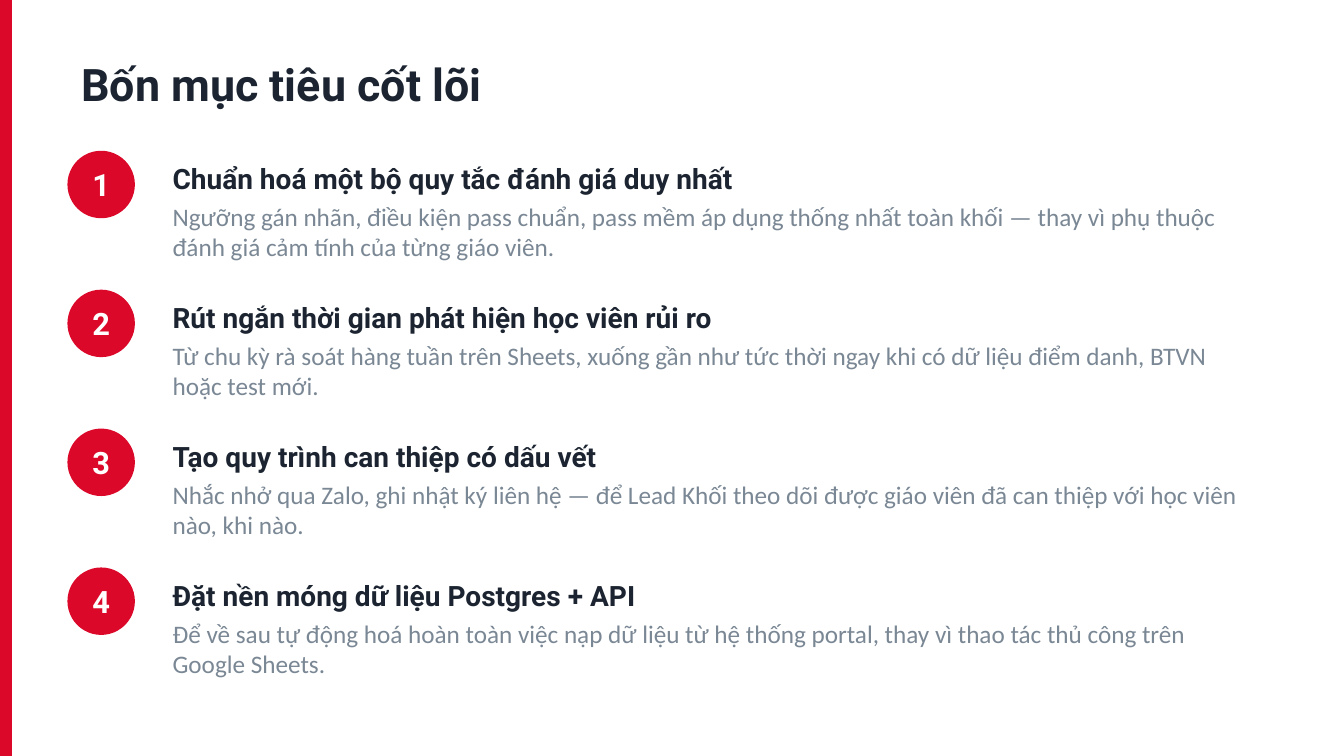
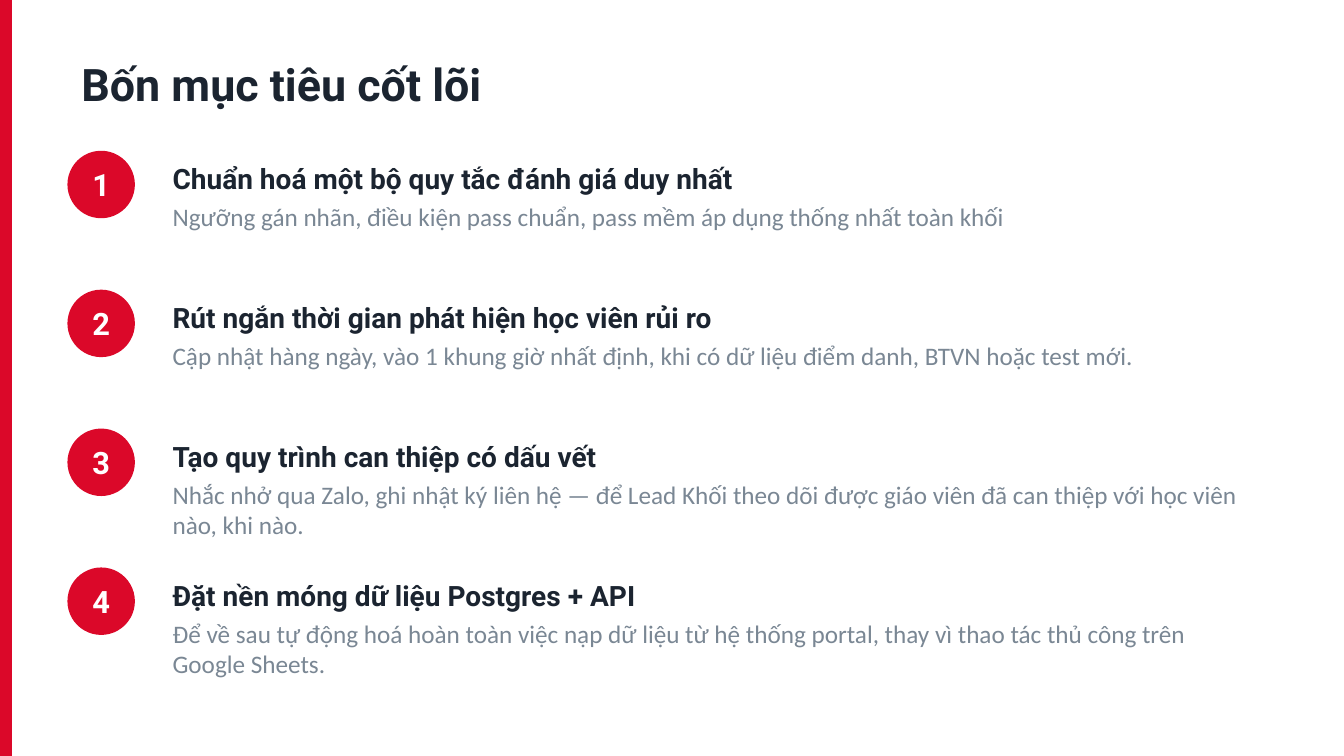
Before and after one commit to truongtoanr0602/Izone-label-dashboard, a slide deck: slide 5 of docs/2026-08-11-Tong-Quan-Du-An.pptx. Drawn at 1344x756 pixels with LibreOffice and Linux fonts; fonts in the diff are those of the drawing. Boxes give left, top, right and bottom in pixels: in the first picture for what was removed or moved away, otherwise in the second. Text is boxed around its words. In the diff, an @@ line names an element or a change of style, - is before the commit and + after.

```diff
--- a/docs/2026-08-11-Tong-Quan-Du-An.pptx
+++ b/docs/2026-08-11-Tong-Quan-Du-An.pptx
@@ text at box(173, 206, 1004, 231): text changed @@
-Ngưỡng gán nhãn, điều kiện pass chuẩn, pass mềm áp dụng thống nhất toàn khối — thay vì phụ thuộc đánh giá cảm tính của từng giáo viên.
+Ngưỡng gán nhãn, điều kiện pass chuẩn, pass mềm áp dụng thống nhất toàn khối
@@ text at box(173, 345, 1133, 370): text changed @@
-Từ chu kỳ rà soát hàng tuần trên Sheets, xuống gần như tức thời ngay khi có dữ liệu điểm danh, BTVN hoặc test mới.
+Cập nhật hàng ngày, vào 1 khung giờ nhất định, khi có dữ liệu điểm danh, BTVN hoặc test mới.
```
Also in this commit, not shown: 1 other slide changed, 1 slide removed, 9 other files.
